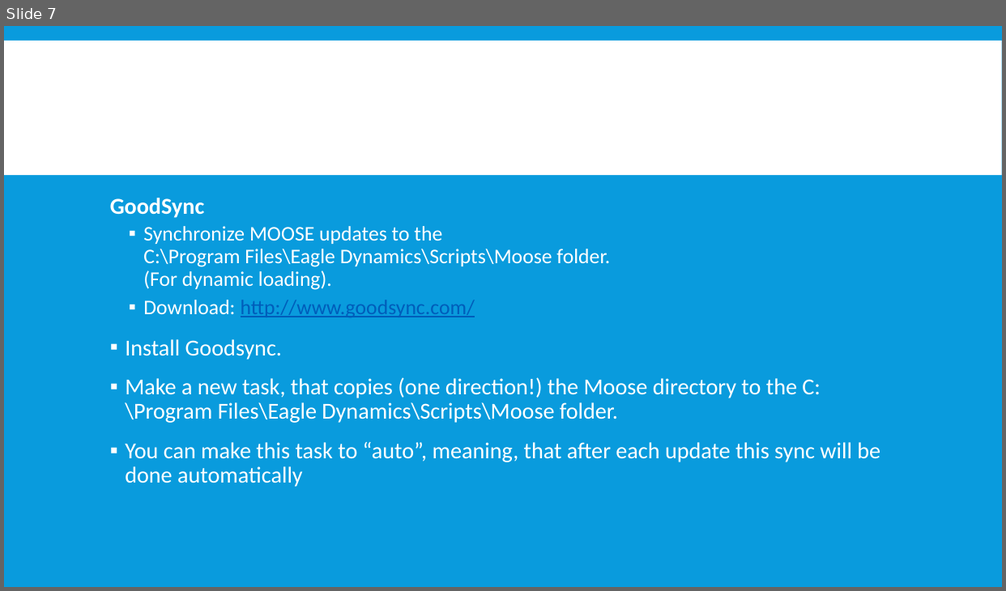
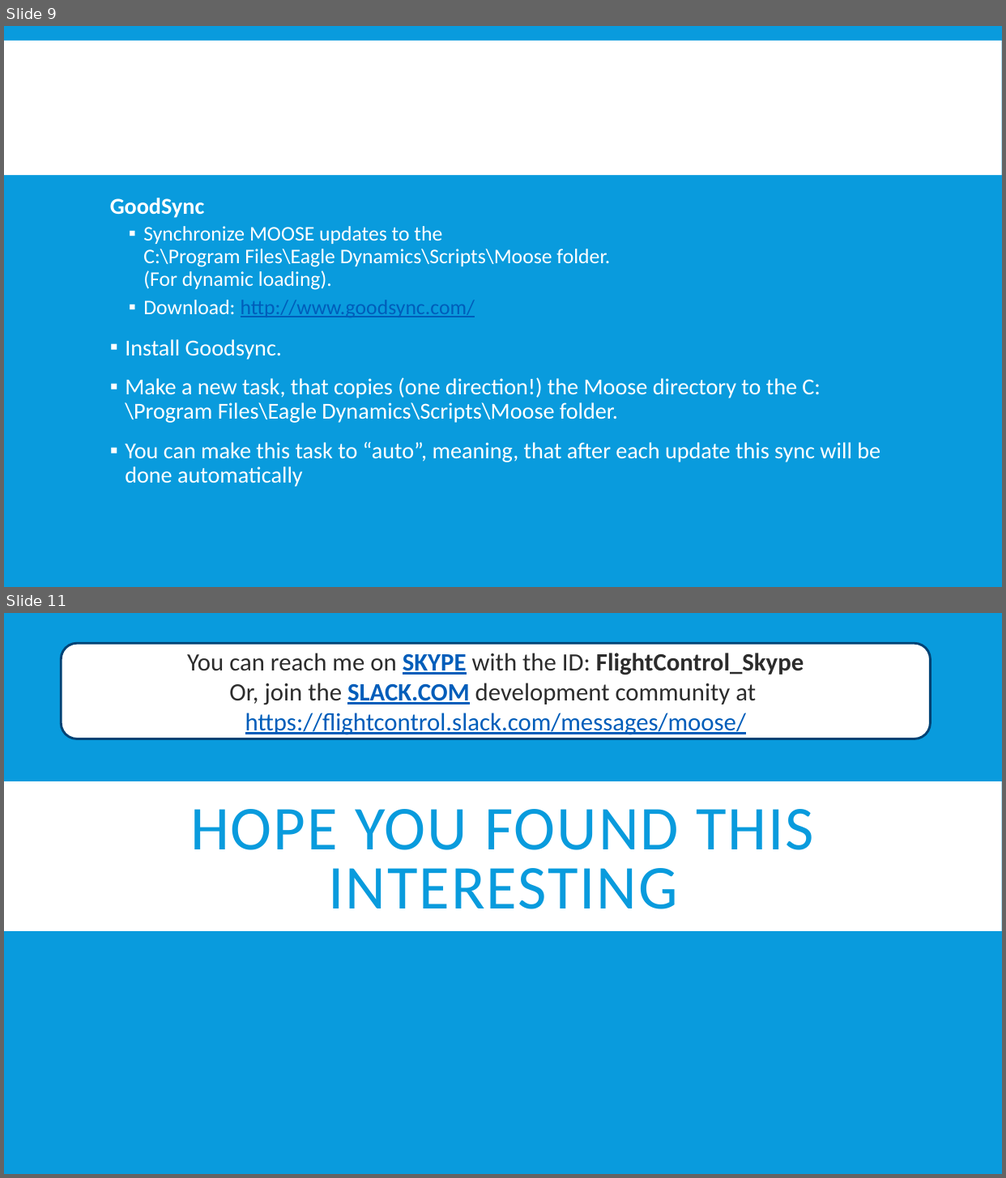
Before and after one commit to FlightControl-Master/MOOSE, a slide deck: Moose Training/Presentations/DCS World - MOOSE - Development - Part 1 - Tools and Installation.pptx. Shown one above the other, each under a label of ours: slide 7 before the commit, slides 9 and 11 after it; the slides between them are not shown. The pictures are 1006x591 and 1006x1178 pixels, drawn with LibreOffice and Linux fonts; fonts in the diff are those of the drawing; background and template pictures are left out. Boxes give left, top, right and bottom in pixels: in the first picture for what was removed or moved away, otherwise in the second. Text is boxed around its words. In the diff, an @@ line names an element or a change of style, - is before the commit and + after.

```diff
--- a/Moose Training/Presentations/DCS World - MOOSE - Development - Part 1 - Tools and Installation.pptx
+++ b/Moose Training/Presentations/DCS World - MOOSE - Development - Part 1 - Tools and Installation.pptx
@@ slide 11 added at box(4, 613, 1002, 1174), background #099BDD @@
@@ rounded rectangle added at box(61, 643, 930, 739), fill #FFFFFF, outline #004274 2.25 pt, 24 pt, text #2C2C2C @@
+You can reach me on SKYPE with the ID: FlightControl_Skype
+Or, join the SLACK.COM development community at
+https://flightcontrol.slack.com/messages/moose/
@@ rectangle added at box(4, 781, 1002, 931), fill #FFFFFF @@
@@ title added at box(190, 809, 814, 909), 60 pt, text #099BDD @@
+HOPE YOU FOUND THIS INTERESTING
@@ what was slide 7 is now slide 9 @@
```
Also in this commit, not shown: 2 slides changed, 3 other slides added, 2 other files.
